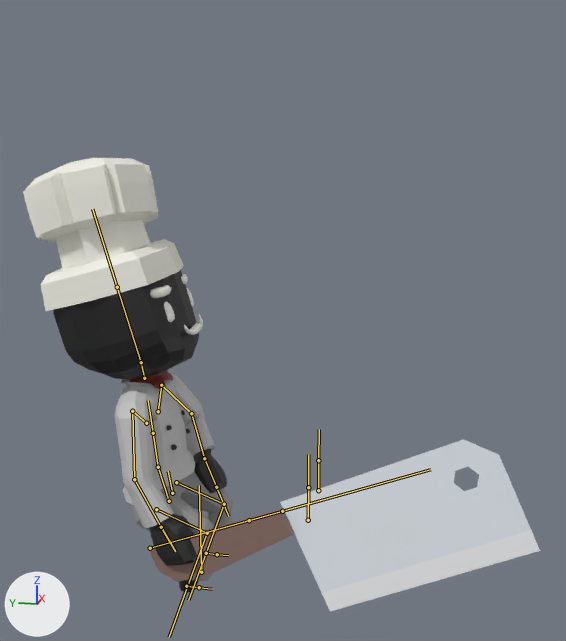
Renders of the FBX model CULLinary/Assets/Experiment/TestAssets/FBXActions/Chef_Hat.fbx from each side of a commit.
The view is the same before and after, from a camera (50 mm lens) standing at (-5.77, -1.86, 3.69) and looking at (0.1, -0.69, 2.22). Lighting does not change. The marker at lower left points along +X, +Y and +Z. Both versions are drawn at frame 10 of the action 'CharacterArmature|StandUp'; the numbers are the values there. The bones that bend it are drawn over the model as lines.

Objects in the first picture: 'Body', 'cookingKnifeChopping'.
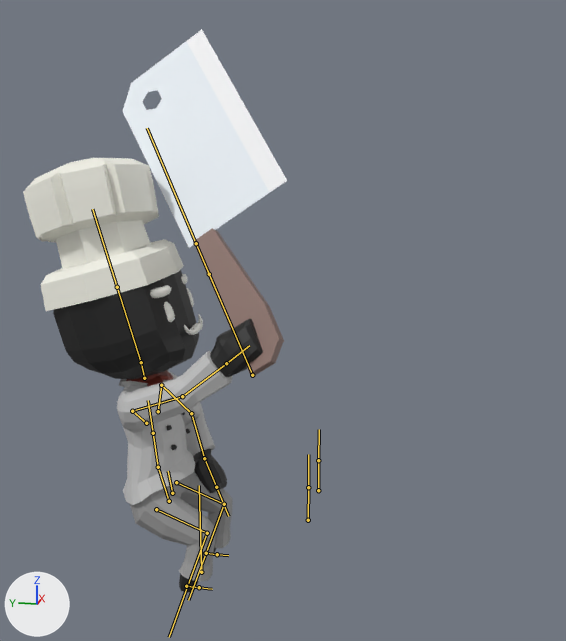
Where the change shows, as pixel boxes (x1, y1, x2, y2) in the pictures (566 x 641 px):
'cookingKnifeChopping', posed (58% narrower, 99% taller)
    before: (149, 439, 540, 612)
    after: (123, 29, 287, 375)
'Body', posed (15% wider)
    before: (23, 158, 232, 592)
    after: (23, 158, 263, 592)
bone 'UpperArm.R', root to tip
    before: (132, 411) to (134, 479)
    after: (132, 411) to (182, 396)
bone 'DEF_WEAPON', root to tip
    before: (150, 548) to (282, 511)
    after: (252, 375) to (196, 243)

What the commit changed:
Bone 'UpperArm.R' (bone_upperarm_r) turns from (-80, -15, 33) to (11, 32, 81) degrees about its own x, y and z.
Bone 'DEF_WEAPON' (bone_def_weapon) moves from (-0.88, 0.946, -0.206) to (-2.356, 1.022, 0.635).
Bone 'DEF_WEAPON' (bone_def_weapon) turns from (-93, 158, -7) to (-67, 58, -8) degrees about its own x, y and z.
